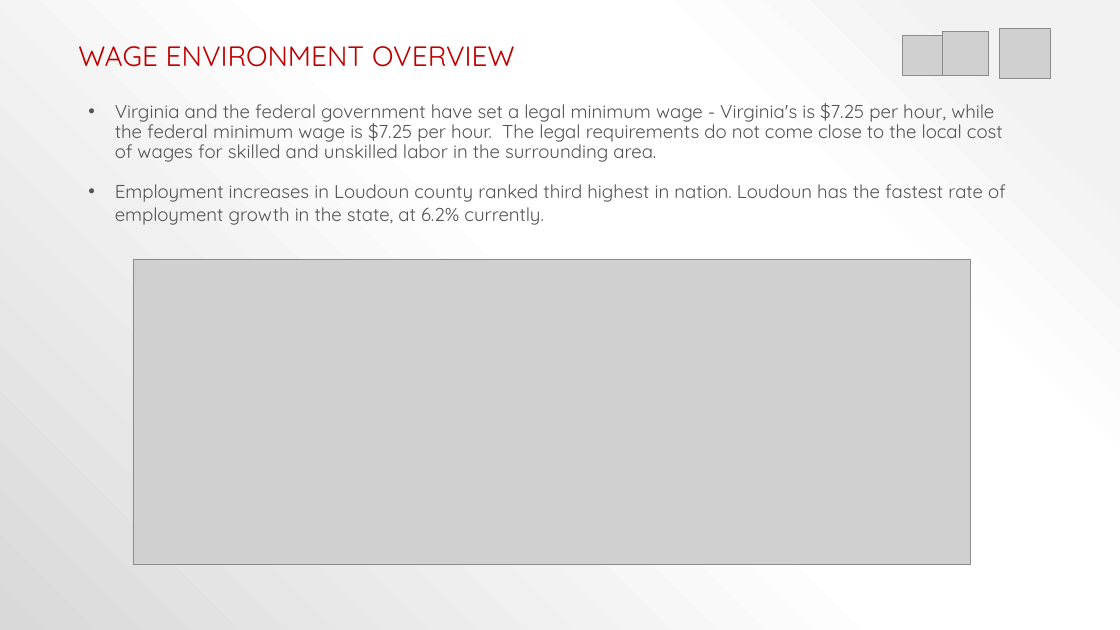
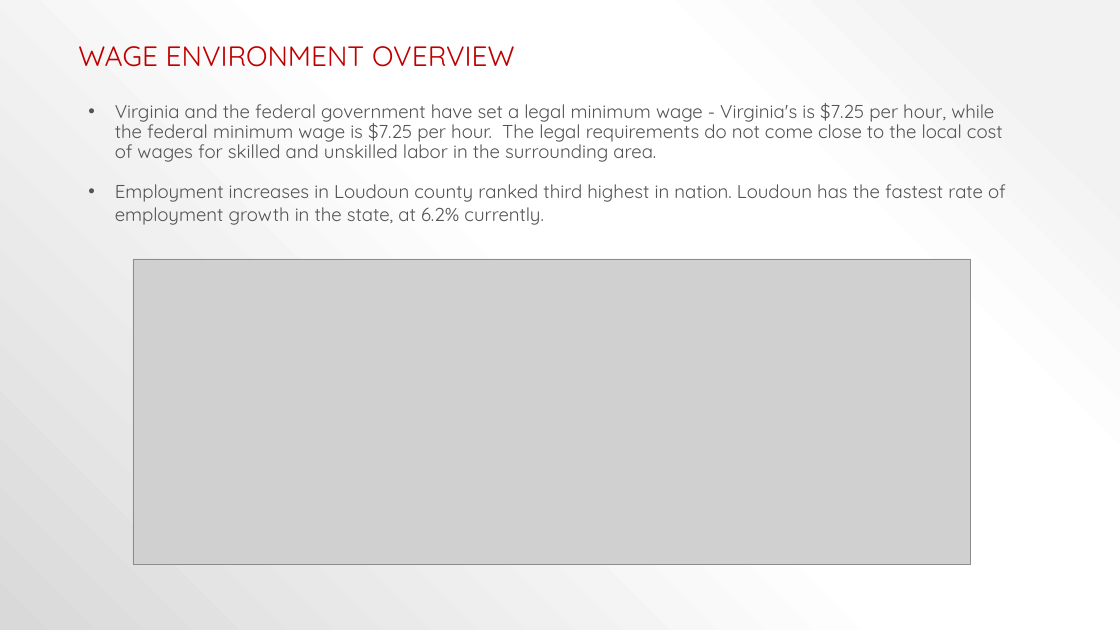
Before and after one commit to kirundar/KM-Airlines, a slide deck: slide 11 of Turnover Analysis IAD.pptx (slide 18 before the commit). Drawn at 1120x630 pixels with LibreOffice and Linux fonts; fonts in the diff are those of the drawing; grey boxes stand for pictures. Boxes give left, top, right and bottom in pixels: in the first picture for what was removed or moved away, otherwise in the second. Text is boxed around its words. In the diff, an @@ line names an element or a change of style, - is before the commit and + after.

```diff
--- a/Turnover Analysis IAD.pptx
+++ b/Turnover Analysis IAD.pptx
@@ picture removed at (x1=999, y1=28, x2=1050, y2=79) @@
@@ picture removed at (x1=902, y1=36, x2=949, y2=76) @@
@@ picture removed at (x1=943, y1=32, x2=989, y2=76) @@
```
Also in this commit, not shown: 9 other slides changed, 7 slides added, 17 slides removed, 14 other files.
